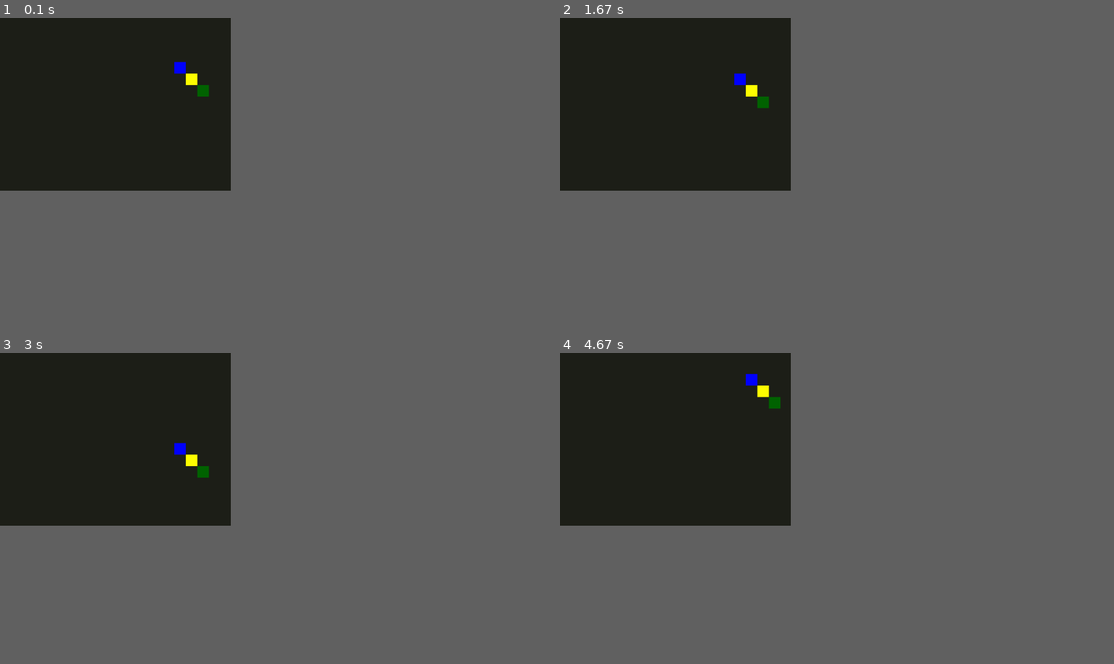
Above: before the commit, frames 1-4 (two rows, left to right).
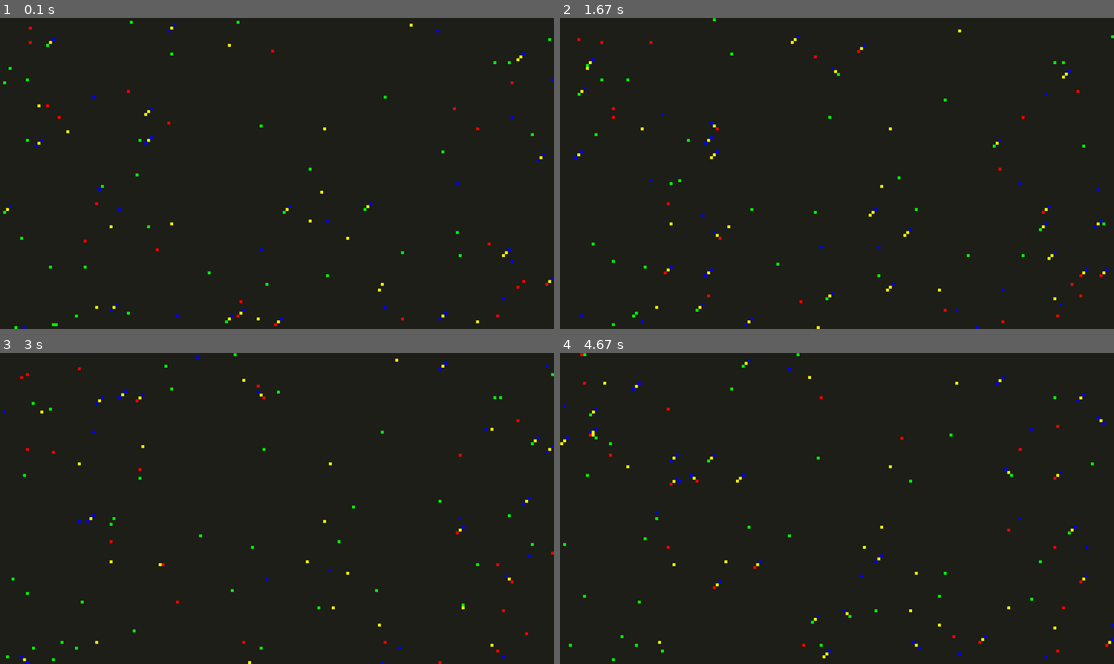
Above: after the commit, the same moments.

Repository: Moritz344/Simulation-of-Life
Game: pygame game, started from src/andere_lebewesen/bob.py
Same seed, same stepped clock (60 frames per second), same inputs: the game is played once before the commit and once after it.
Inputs:
- Up to frame 1 (0.1 s): no input
- Up to frame 2 (1.67 s): no input
- Up to frame 3 (3 s): no input
- Up to frame 4 (4.67 s): no input
In our replay, the window is 375x281 before the commit and 900x506 after it. These sizes can differ from the game's own. Grey fills any space a smaller window leaves; there, only what the larger window draws over its background counts as a difference.

The runs differ from the first frame. In frame 1, 1.1% of the frame differs, in the area x 0-100%, y 0-100%; in frame 2, 1.2%; in frame 3, 1.0%; in frame 4, 1.2%.

Commit message:
Würmer Simulation/Springer neu

Diff:
--- a/src/andere_lebewesen/bob.py
+++ b/src/andere_lebewesen/bob.py
@@ -1,17 +1,18 @@
 import pygame
 import random
 
-width = 800
-height = 600
+width = 1920
+height = 1080
 screen = pygame.display.set_mode((width,height))
 clock = pygame.time.Clock()
-pygame.display.set_caption("3")
+pygame.display.set_caption("SPRINGER")
 
-rows: int = 50
-cols: int = 50
-cell_size: int = 40
-num_flieger: int = 1
-
+rows: int = 100
+cols: int = 100
+cell_size: int = 10
+num_flieger: int = 100
+switch_timer = pygame.time.get_ticks()
+switch_dur = 100000
 def spawn_grid():
     for breite in range(rows):
         for höhe in range(cols):
@@ -20,38 +21,65 @@
 
             #pygame.draw.rect(screen,"white",(x,y,cell_size,cell_size),1)
 
+
 class Flieger(object):
-    def __init__(self,x,y,speed=cell_size):
+    def __init__(self,x,y,moving_chance,erb,speed=cell_size):
         self.flieger_x = x
         self.flieger_y = y
         self.flieger_speed = speed
+        self.erb = erb
+
+        self.right_value = 10
+        self.left_value = 20
 
 
+        self.state = ""
         self.direction = "RIGHT"
-        self.move: float = 0.87
+        self.move: float = moving_chance
+        self.last_pos = (self.flieger_x,self.flieger_y)
+
+        self.timer = pygame.time.get_ticks()
 
         self.fliegerRect = pygame.Rect(self.flieger_x,self.flieger_y,cell_size,cell_size)
 
     def debug_info(self):
-        for i,_ in enumerate(flieger):
-            print(f"{i+1} Typ: Flieger: Direction: {self.direction}")
+            for i,_ in enumerate(flieger):
+               print(f"{i+1} Typ: Flieger: Direction: {self.direction} STATE: {self.state}")
+
+    def draw_left(self):
+            self.fliegerBody = pygame.draw.rect(screen,"yellow",(self.flieger_x - cell_size,self.flieger_y - cell_size,cell_size,cell_size))
+            self.fliegerLeg = pygame.draw.rect(screen,"blue",(self.flieger_x - cell_size - cell_size,self.flieger_y - cell_size - cell_size,cell_size,cell_size))
+            self.flieger = pygame.draw.rect(screen,self.erb,(self.flieger_x,self.flieger_y,cell_size,cell_size))
+    def draw_right(self):
+            self.fliegerBody = pygame.draw.rect(screen,"yellow",(self.flieger_x + cell_size,self.flieger_y - cell_size,cell_size,cell_size))
+            self.fliegerLeg = pygame.draw.rect(screen,"blue",(self.flieger_x + cell_size + cell_size,self.flieger_y - cell_size - cell_size,cell_size,cell_size))
+            self.flieger = pygame.draw.rect(screen,self.erb,(self.flieger_x,self.flieger_y,cell_size,cell_size))
 
     def update(self):
-        self.direction = random.choice(["LEFT","UP","RIGHT","DOWN"])
+        elapsedTime = pygame.time.get_ticks() - self.timer
+        if elapsedTime >= 100 :
+            self.direction = random.choice(["RIGHT","LEFT","UP","DOWN","NORMAL"])
+            self.timer = pygame.time.get_ticks()
+
+
+
 
         if self.direction == "LEFT" and random.random() > self.move:
             self.flieger_x -= self.flieger_speed
+            self.draw_left()
         elif self.direction == "RIGHT" and random.random() > self.move:
             self.flieger_x += self.flieger_speed
+            self.draw_right()
         elif self.direction == "UP" and random.random() > self.move:
             self.flieger_y -= self.flieger_speed
+            self.draw_right()
         elif self.direction == "DOWN" and random.random() > self.move:
             self.flieger_y += self.flieger_speed
+            self.draw_right()
+        else:
+            pygame.draw.rect(screen,self.erb,(self.flieger_x,self.flieger_y,cell_size,cell_size))
+        self.fliegerRect.topleft = (self.flieger_x, self.flieger_y)
 
-        self.flieger = pygame.draw.rect(screen,"dark green",(self.flieger_x,self.flieger_y,cell_size,cell_size))
-        self.fliegerBody = pygame.draw.rect(screen,"yellow",(self.flieger_x - cell_size,self.flieger_y - cell_size,cell_size,cell_size))
-        self.fliegerLeg = pygame.draw.rect(screen,"blue",(self.flieger_x - cell_size - cell_size,self.flieger_y - cell_size - cell_size,cell_size,cell_size))
-        self.fliegerRect = pygame.Rect(self.flieger_x,self.flieger_y,cell_size,cell_size)
 
         if self.flieger_y < 1:
             self.flieger_y = height
@@ -63,9 +91,22 @@
         elif self.flieger_x < 1:
             self.flieger_x = width
 
+        if self.fliegerRect.topleft != self.last_pos:
+            pass
+            #print("Bewegung erkannt")
+        else:
+            self.direction = "NORMAL"
+
+        self.last_pos = self.fliegerRect.topleft
+
+flieger = [Flieger(random.randint(0,(width  // cell_size ) - 1 ) * cell_size,random.randint(0,(height // cell_size) -1 ) * cell_size, random.uniform(0,1), random.choice(["red","green","blue","yellow"])) for _ in range(num_flieger)]
+
+def movingChanceAusgabe():
+    for i,v in enumerate(flieger):
+        print(i+1,v.move)
+movingChanceAusgabe()
 
 
-flieger = [Flieger(random.randint(0,800),random.randint(0,600)) for _ in range(num_flieger)]
 run: bool = True
 while run:
     for event in pygame.event.get():
@@ -79,7 +120,7 @@
     spawn_grid()
     for fl in flieger:
         fl.update()
-        fl.debug_info()
+        #fl.debug_info()
 
     clock.tick(60)
     pygame.display.update()
